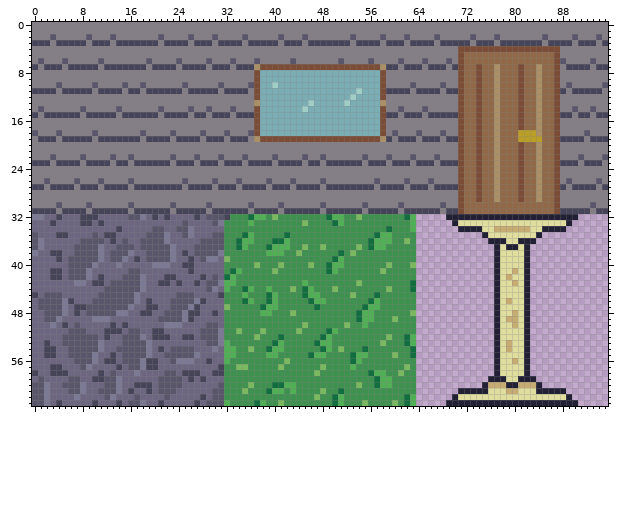
Sprite sheet: images/debug_tileset_v2.png. Above: the version before the commit.
The file is 96x64 pixels.
New version:
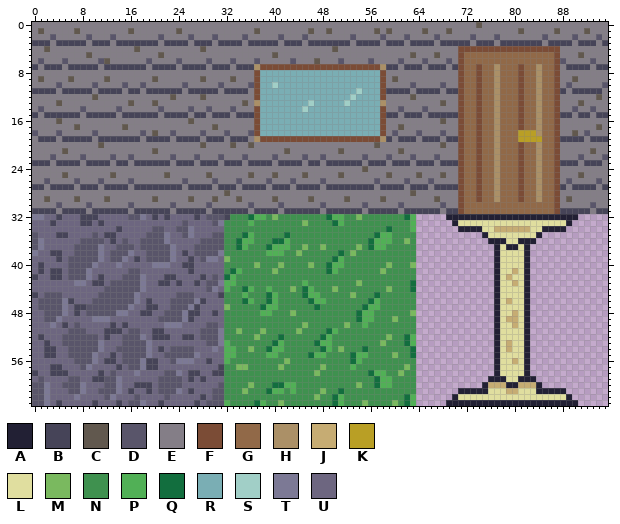
Palette (. is transparent): A #222034  B #464458  C #61584e  D #59556a  E #847e87  F #7b4c36  G #916948  H #ab9067  J #c6ac73  K #b99f25  L #e0de9f  M #7ab95f  N #3f914f  P #51b056  Q #126e3e  R #7aaeb4  S #a1cfc7  T #7c7995  U #6d6680
The exact change:
@@ x 0..95 @@
- 0 EEEEEEEEEEEEEEEEEEEEEEEEEEEEEEEEEEEEEEEEEEEEEEEEEEEEEEEEEEEEEEEEEEEEEEEEEEEEEEEEEEEEEEEEEEEEEEEE
- 1 EEEEEEEEEEEEEEEEEEEEEEEEEEEEEEEEEEEEEEEEEEEEEEEEEEEEEEEEEEEEEEEEEEEEEEEEEEEEEEEEEEEEEEEEEEEEEEEE
+ 0 EEEEEEEEEEEEEEEEEEEEEEEEEEEEEEEEEEEEEEEEEEEEEEEEEEEEEEEEEEEEEEEEEEEEEEEEEECEEEEEEEEEEEEEEEEEEEEE
+ 1 ECEEEEECEEEEEEEECEEEEEEECEEEEEEEEEEEECEEEEEEEECEECEEEEEEECECEEEEECEEECEEEEEEEEEEECEEEEECEEEECEEE
  2 EEEDEEEEEDEEEDEEEEEEEDEEEEDEEEDEEEEDEEEEEDEEEDEEEEEEEDEEEEDEEEDEEEEDEEEEEDEEEDEEEEEEEDEEEEDEEEDE
  3 BBBEBBBBBEBBBEBBBBBBBEBBBBEBBBEBBBBEBBBBBEBBBEBBBBBBBEBBBBEBBBEBBBBEBBBBBEBBBEBBBBBBBEBBBBEBBBEB
- 4 EEEEEEEEEEEEEEEEEEEEEEEEEEEEEEEEEEEEEEEEEEEEEEEEEEEEEEEEEEEEEEEEEEEEEEEFFFFFFFFFFFFFFFFFEEEEEEEE
- 5 EEEEEEEEEEEEEEEEEEEEEEEEEEEEEEEEEEEEEEEEEEEEEEEEEEEEEEEEEEEEEEEEEEEEEEEFGGGGGGGGGGGGGGGFEEEEEEEE
- 6 EDEEEDEEEEEDEEEEEEEDEEEEDEEEEDEEEDEEEDEEEEEDEEEEEEEDEEEEDEEEEDEEEDEEEDEFGGGGGGGGGGGGGGGFDEEEEDEE
+ 4 EECEEEEEEEEEEEEEECEEEEEEEEEECEEEEEEEEEEEEEEEEEEEEECEEEEEEEEEEEEEEEEEEEEFFFFFFFFFFFFFFFFFEEEEEEEE
+ 5 EEEEEEEEECEEEEEEEEEEECEEEEEEEEEEEEEEEEEECEEEEEEEEEEEEEEEEEEEEEECEEECEEEFGGGGGGGGGGGGGGGFEEECEEEE
+ 6 EDEEEDEEEEEDCEEEEEEDEEEEDEEEEDEEEDEEEDEEEEEDEEECEEEDEEEEDEEEEDEEEDEEEDEFGGGGGGGGGGGGGGGFDEEEEDEE
  7 BEBBBEBBBBBEBBBBBBBEBBBBEBBBBEBBBEBBBHFFFFFFFFFFFFFFFFFFFFHBBEBBBEBBBEBFGGFGGHGGGFGGHGGFEBBBBEBB
  8 EEEEEEEEEEEEEEEEEEEEEEEEEEEEEEEEEEEEEFRRRRRRRRRRRRRRRRRRRRFEEEEEEEEEEEEFGGFGGHGGGFGGHGGFEEEEEEEE
- 9 EEEEEEEEEEEEEEEEEEEEEEEEEEEEEEEEEEEEEFRRRRRRRRRRRRRRRRRRRRFEEEEEEEEEEEEFGGFGGHGGGFGGHGGFEEEEEEEE
+ 9 ECEEEECEEEEECEEEEEEECEEEEEEECEEEECEEEFRRRRRRRRRRRRRRRRRRRRFECEEEEEEEEEEFGGFGGHGGGFGGHGGFEECEEEEE
 10 EEEEDEEEEEDEEEEDEEDEEEEEEDEEEEEDEEEEDFRRSRRRRRRRRRRRRRRRRRFEEEEDEEEEDEEFGGFGGHGGGFGGHGGFEDEEEEED
 11 BBBBEBBBBBEBBBBEBBEBBBBBBEBBBBBEBBBBEFRRRRRRRRRRRRRRRRSRRRFBBBBEBBBBEBBFGGFGGHGGGFGGHGGFBEBBBBBE
-12 EEEEEEEEEEEEEEEEEEEEEEEEEEEEEEEEEEEEEFRRRRRRRRRRRRRRRSRRRRFEEEEEEEEEEEEFGGFGGHGGGFGGHGGFEEEEEEEE
-13 EEEEEEEEEEEEEEEEEEEEEEEEEEEEEEEEEEEEEHRRRRRRRRSRRRRRSRRRRRHEEEEEEEEEEEEFGGFGGHGGGFGGHGGFEEEEEEEE
+12 EEEEEEEEEECEEEEEEEEEEEECEEEECEEEEEEEEFRRRRRRRRRRRRRRRSRRRRFEEEECEEEEEEEFGGFGGHGGGFGGHGGFEEEEEECE
+13 EEEECEEEEEEEEEEECEEECEEEEEEEEEEEEEECEHRRRRRRRRSRRRRRSRRRRRHEEEEEEEEECEEFGGFGGHGGGFGGHGGFEEECEEEE
 14 EDEEEEEEDEEEEEDEEEEEEDEEEEDEEDEEEDEEEFRRRRRRRSRRRRRRRRRRRRFEEDEEEDEEEEEFGGFGGHGGGFGGHGGFEEDEEDEE
 15 BEBBBBBBEBBBBBEBBBBBBEBBBBEBBEBBBEBBBFRRRRRRRRRRRRRRRRRRRRFBBEBBBEBBBBBFGGFGGHGGGFGGHGGFBBEBBEBB
-16 EEEEEEEEEEEEEEEEEEEEEEEEEEEEEEEEEEEEEFRRRRRRRRRRRRRRRRRRRRFEEEEEEEEEEEEFGGFGGHGGGFGGHGGFEEEEEEEE
-17 EEEEEEEEEEEEEEEEEEEEEEEEEEEEEEEEEEEEEFRRRRRRRRRRRRRRRRRRRRFEEEEEEEEEEEEFGGFGGHGGGFGGHGGFEEEEEEEE
-18 DEEEDEEEEEDEEEEEEEDEEEEDEEEEDEEEDEEEDFRRRRRRRRRRRRRRRRRRRRFEDEEEDEEEDEEFGGFGGHGGGKKKHGGFEEEEDEEE
+16 EEEECEEEEEEEEEEEEEEEEEEEEECEEEEEEEEEEFRRRRRRRRRRRRRRRRRRRRFEEEEEEEEECEEFGGFGGHGGGFGGHGGFEEEEEEEE
+17 EEEEEEECEEEEEEECEEEEEEEEEEEEEECEEEEEEFRRRRRRRRRRRRRRRRRRRRFEECEEEEEEEEEFGGFGGHGGGFGGHGGFEEEEEECE
+18 DEEEDEEEEEDEEEEEEEDECEEDEEEEDEEEDEEEDFRRRRRRRRRRRRRRRRRRRRFEDEEEDEEEDEEFGGFGGHGGGKKKHGGFEECEDEEE
 19 EBBBEBBBBBEBBBBBBBEBBBBEBBBBEBBBEBBBEHFFFFFFFFFFFFFFFFFFFFHBEBBBEBBBEBBFGGFGGHGGGKKKKGGFBBBBEBBB
-20 EEEEEEEEEEEEEEEEEEEEEEEEEEEEEEEEEEEEEEEEEEEEEEEEEEEEEEEEEEEEEEEEEEEEEEEFGGFGGHGGGFGGHGGFEEEEEEEE
-21 EEEEEEEEEEEEEEEEEEEEEEEEEEEEEEEEEEEEEEEEEEEEEEEEEEEEEEEEEEEEEEEEEEEEEEEFGGFGGHGGGFGGHGGFEEEEEEEE
+20 EEEEEEEEEEECEEEEEEEEEEEEEEEECEEEECEECEEEEEEEEEEEEEEEEEEEECEEEEEEEEEECEEFGGFGGHGGGFGGHGGFEEEEEEEE
+21 EEEEECEEEEEEEEEEEEEECEEEEEEEEEEEEEEEEEEEEECEEEEEEEECEEEEEEEEECEEEEEEEEEFGGFGGHGGGFGGHGGFEEEEECEE
 22 EEEDEEEEDEEEEDEEDEEEEEEDEEEDEEEDEEEDEEEEDEEEEDEEDEEEEEEDEEEDEEEDEEEDEEEFGGFGGHGGGFGGHGGFEEEDEEED
 23 BBBEBBBBEBBBBEBBEBBBBBBEBBBEBBBEBBBEBBBBEBBBBEBBEBBBBBBEBBBEBBBEBBBEBBBFGGFGGHGGGFGGHGGFBBBEBBBE
-24 EEEEEEEEEEEEEEEEEEEEEEEEEEEEEEEEEEEEEEEEEEEEEEEEEEEEEEEEEEEEEEEEEEEEEEEFGGFGGHGGGFGGHGGFEEEEEEEE
-25 EEEEEEEEEEEEEEEEEEEEEEEEEEEEEEEEEEEEEEEEEEEEEEEEEEEEEEEEEEEEEEEEEEEEEEEFGGFGGHGGGFGGHGGFEEEEEEEE
+24 EEEEEEEEEEEEEEEEEEEEEEEEEEEEEEEEEEEEEEEEEEEEEEEEEEEEEEECEEEEEEEEEEEEEEEFGGFGGHGGGFGGHGGFEEEEEEEE
+25 EEEEECEEEEEEECEEEEEEEECEEEEEECEEEEEECEEECEEEECEEEEECEEEEEEECEEEECEEECEEFGGFGGHGGGFGGHGGFEEECEEEE
 26 EEDEEEEDEEEDEEEEDEEEEEEEEDEEEEDEEEDEEEEDEEEDEEEEDEEEEEEEEDEEEEDEEEDEEEEFGGFGGHGGGFGGHGGFEDEEEEDE
 27 BBEBBBBEBBBEBBBBEBBBBBBBBEBBBBEBBBEBBBBEBBBEBBBBEBBBBBBBBEBBBBEBBBEBBBBFGGFGGHGGGFGGHGGFBEBBBBEB
-28 EEEEEEEEEEEEEEEEEEEEEEEEEEEEEEEEEEEEEEEEEEEEEEEEEEEEEEEEEEEEEEEEEEEEEEEFGGFGGHGGGFGGHGGFEEEEEEEE
-29 EEEEEEEEEEEEEEEEEEEEEEEEEEEEEEEEEEEEEEEEEEEEEEEEEEEEEEEEEEEEEEEEEEEEEEEFGGFGGHGGGFGGHGGFEEEEEEEE
+28 EEEEEEEEEEEEEEEEEEEEEEEEEEEEEEEECEEEEEEEEEEEEEEEEEEEEEEEEEEEEEECEEEEEEEFGGFGGHGGGFGGHGGFEEEEEEEE
+29 EECEEEECEEEECEEEEEEECEEEEECEEECEEECEEEEECEEEEECEEEEECEEEEECEEEEEEEECEEEFGGFGGHGGGFGGHGGFECEEEEEE
 30 EEEEDEEEEDEEEEEEDEEEEEEDEEEEEDEEEEEEDEEEEDEEEEEEDEEEEEEDEEEEEDEEEEEEDEEFGGGGGGGGGGGGGGGFEEEEEDEE
@@ x 0..3 @@
 39 UUUU
-40 UUUU
-41 UUUB
-42 UUUB
+40 UBUU
+41 UBUB
+42 BUUB
 43 UUUU
@@ x 0..3 @@
 51 UUUU
-52 UUUU
+52 UBUU
 53 UUBU
@@ x 22..28 @@
 57 UUUUUUU
-58 DDUBBBU
+58 DDTUBBU
 59 DDDUBUB
 60 DDDUUUU
-61 DDUUUUU
+61 DDTUBUU
 62 DUUUUUB
